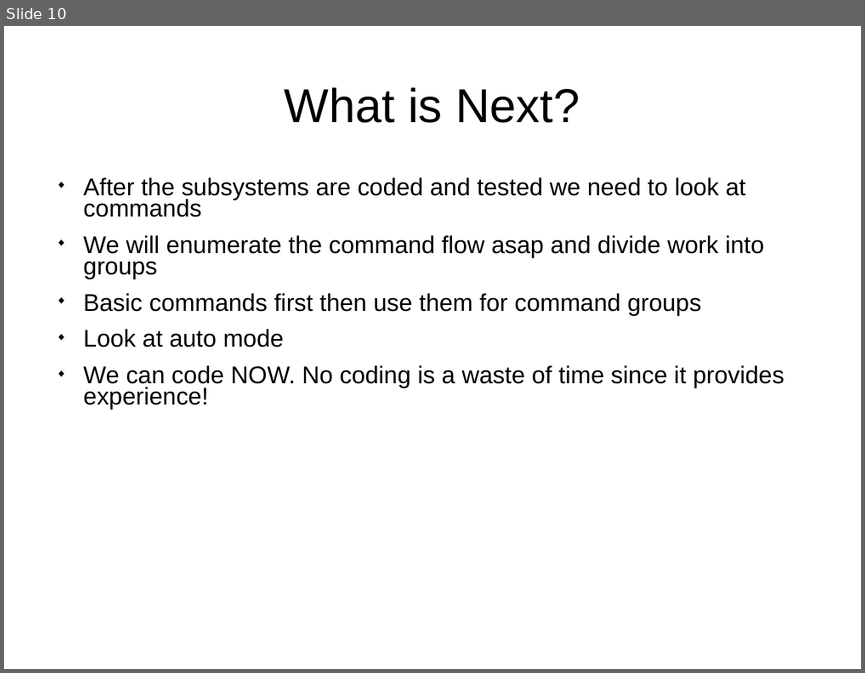
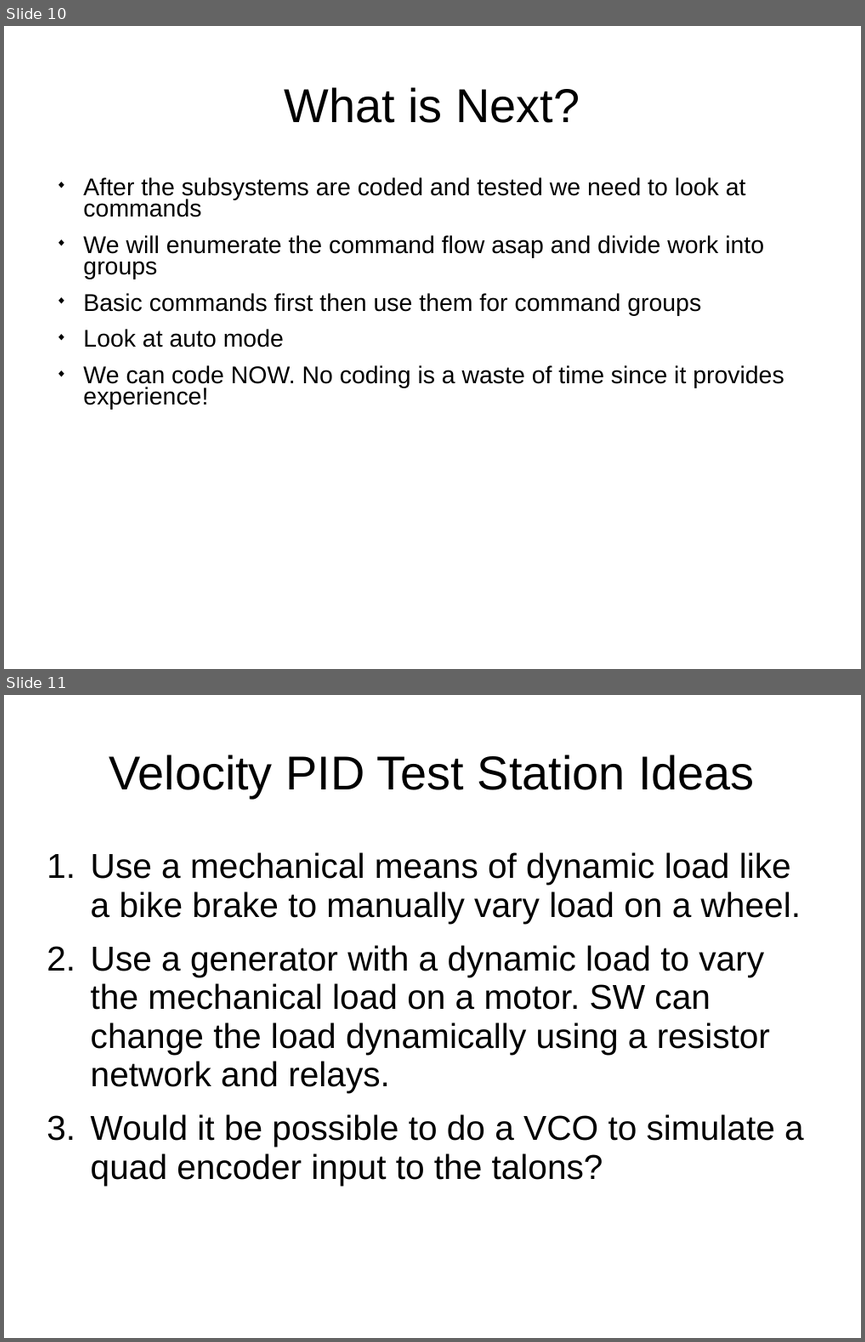
Before and after one commit to cloudbase1/TestStationDesigns, a slide deck: SwDevPlanFor2017.ppt. Shown one above the other, each under a label of ours: slide 10 before the commit, slides 10 and 11 after it. The pictures are 865x673 and 865x1342 pixels, drawn with LibreOffice and Linux fonts; fonts in the diff are those of the drawing. Boxes give left, top, right and bottom in pixels: in the first picture for what was removed or moved away, otherwise in the second. Text is boxed around its words. In the diff, an @@ line names an element or a change of style, - is before the commit and + after.

Commit message:
Added a slide to document some ideas for verlocity PID testing.

```diff
--- a/SwDevPlanFor2017.ppt
+++ b/SwDevPlanFor2017.ppt
@@ slide 11 added at box(4, 695, 861, 1338), background #FFFFFF @@
@@ title added at box(109, 755, 755, 798), 44 pt, text #000000 @@
+Velocity PID Test Station Ideas
@@ text added at box(91, 852, 804, 1185), 32 pt, text #000000 @@
+1. Use a mechanical means of dynamic load like a bike brake to manually vary load on a wheel.
+2. Use a generator with a dynamic load to vary the mechanical load on a motor. SW can change the load dynamically using a resistor network and relays.
+3. Would it be possible to do a VCO to simulate a quad encoder input to the talons?
```
